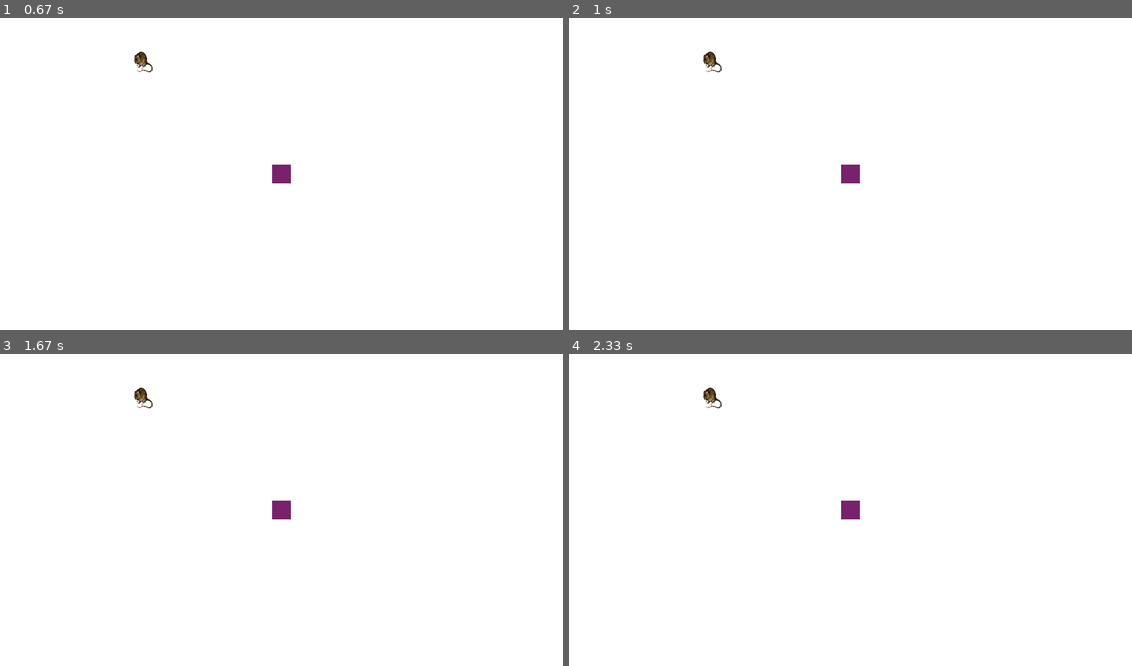
Above: before the commit, frames 1-4 (two rows, left to right).
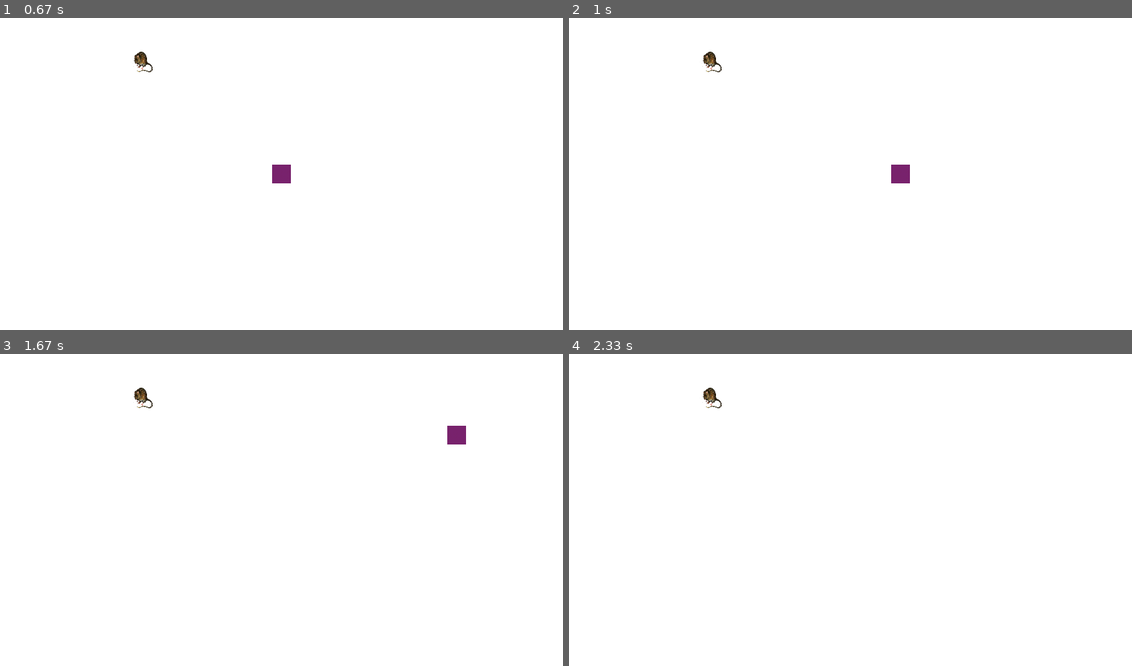
Above: after the commit, the same moments.

Repository: theodecourt/pyGame-papa-ratos
Game: pygame game, started from main.py
Two runs of this game, one before a commit and one after it. Both use one fixed random seed, a clock stepped at 60 frames per second and the inputs below.
Inputs:
- Up to frame 1 (0.67 s): tap Enter at 0.33 s
- Up to frame 2 (1 s): hold Right from 0.67 s (still down)
- Up to frame 3 (1.67 s): release Right at 1.13 s; hold Up 1.17-1.47 s; hold Right from 1.5 s (still down)
- Up to frame 4 (2.33 s): release Right at 1.97 s; hold Left from 2 s (still down)

Frame 1 is identical in both runs. In frame 2, 0.4% of the frame differs, in the area x 48-61%, y 47-53%; in frame 3, 0.4%; in frame 4, 0.2%.

Commit message:
Co-authored-by: camilaconsentino <camilaconsentino@users.noreply.github.com> Co-authored-by: mariavjs <mariavjs@users.noreply.github.com>

Diff:
--- a/pag_jogo.py
+++ b/pag_jogo.py
@@ -29,10 +29,6 @@
     all_rats.add(rat)
 
     clock = pygame.time.Clock()
-    direita = 0
-    esquerda = 0
-    cima = 0
-    baixo = 0
 
     game = True
     while game:
@@ -47,34 +43,15 @@
                     state = QUIT
                     game = False
                 if event.key == pygame.K_LEFT:   #left
-                    esquerda = 1
-                    direita = 0
-                    baixo = 0
-                    cima = 0
+                    player.speedx -= VEL
                 if event.key == pygame.K_RIGHT: #right
-                    esquerda = 0
-                    direita = 1
-                    baixo = 0
-                    cima = 0
+                    player.speedx += VEL
                 if event.key == pygame.K_UP:       #up
-                    esquerda = 0
-                    direita = 0
-                    baixo = 0
-                    cima = 1
+                    player.speedy -= VEL
                 if event.key == pygame.K_DOWN:     #down
-                    esquerda = 0
-                    direita = 0
-                    baixo = 1
-                    cima = 0
-            pygame.display.update()  # Mostra o novo frame para o jogador
-        if cima == 1 :
-            player.speedy -= VEL
-        if direita == 1:
-            player.speedx += VEL
-        if esquerda == 1 :
-            player.speedx -= VEL
-        if baixo == 1 :
-            player.speedy += VEL
+                    player.speedy += VEL
+
+        all_sprites.update()
         WINDOW.fill(WHITE)  # Preenche com a cor branca
         all_sprites.draw(WINDOW)
         pygame.display.update()  # Mostra o novo frame para o jogador
